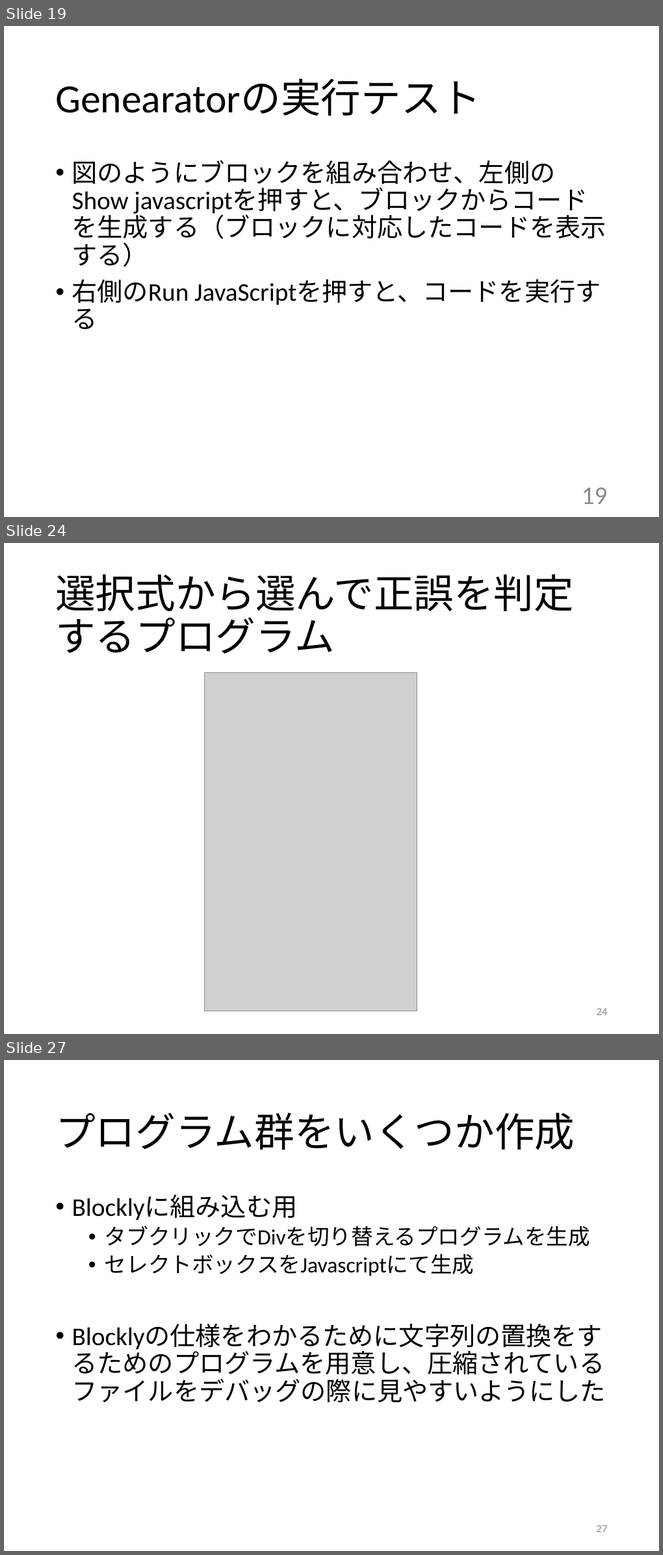
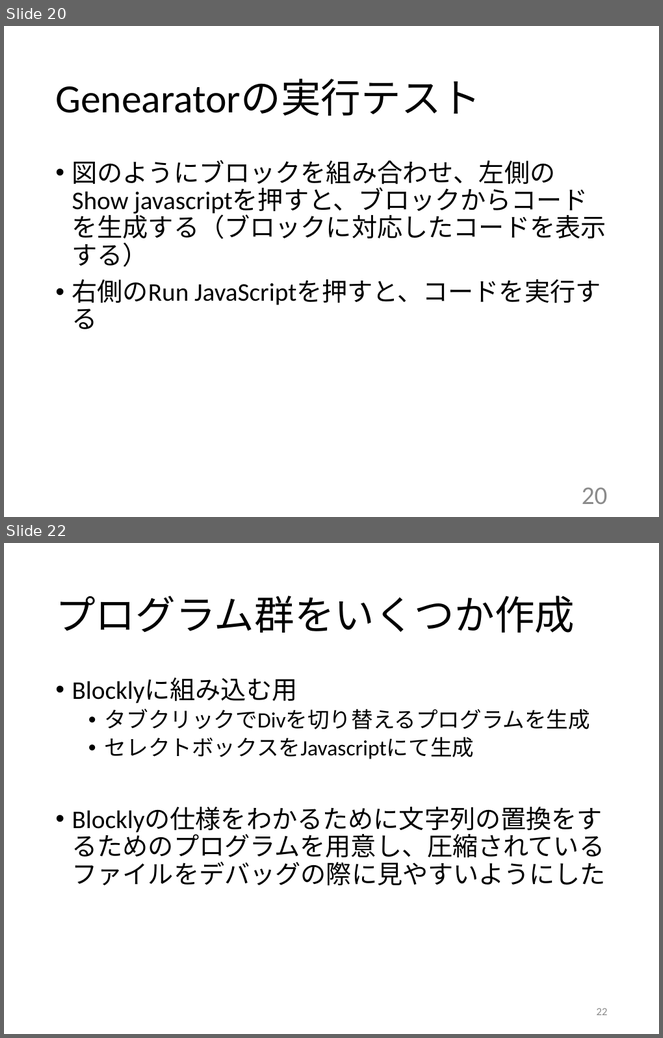
Before and after one commit to kait-takanolab/1821121-shimaoka-thesis, a slide deck: 1821121_shimaoka_sotsuken.pptx. Shown one above the other, each under a label of ours: slides 19, 24 and 27 before the commit, slides 20 and 22 after it; the slides between them are not shown. The pictures are 663x1555 and 663x1038 pixels, drawn with LibreOffice and Linux fonts; fonts in the diff are those of the drawing; grey boxes stand for pictures. Boxes give left, top, right and bottom in pixels: in the first picture for what was removed or moved away, otherwise in the second. Text is boxed around its words. In the diff, an @@ line names an element or a change of style, - is before the commit and + after.

```diff
--- a/1821121_shimaoka_sotsuken.pptx
+++ b/1821121_shimaoka_sotsuken.pptx
@@ slide 24 removed at (4,543,659,1034), background #FFFFFF @@
@@ title removed at (55,574,574,653) @@
-選択式から選んで正誤を判定するプログラム
@@ picture removed at (204,673,417,1012) @@
@@ page number removed at (597,1008,608,1016) @@
-24
@@ what was slide 19 is now slide 20 @@
@@ page number at (582,488,608,504): text changed @@
-19
+20
@@ what was slide 27 is now slide 22 @@
@@ page number at (597,1008,608,1016): text changed @@
-27
+22
```
Also in this commit, not shown: 4 slides changed, 2 slides added, 6 other slides removed.
